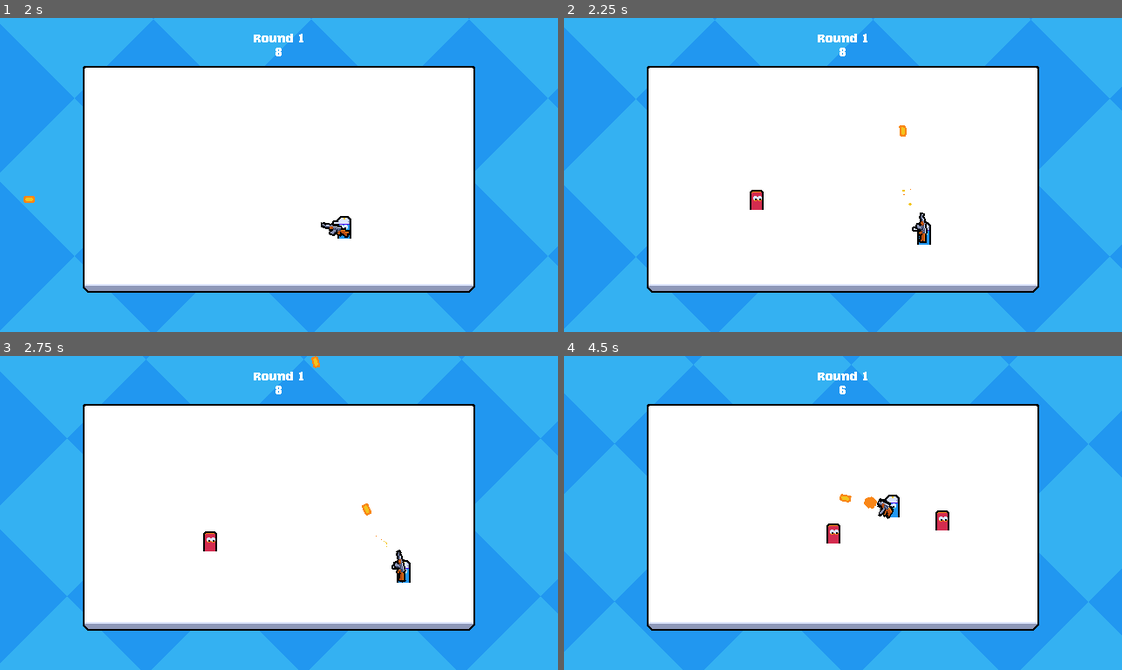
Above: before the commit, frames 1-4 (two rows, left to right).
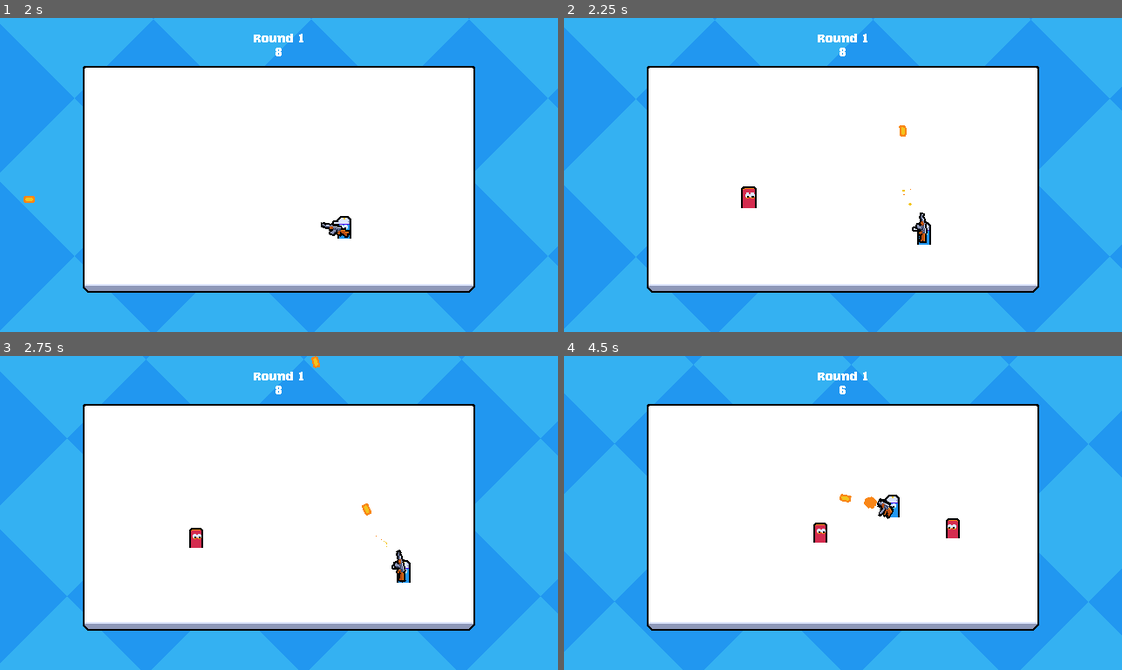
Above: after the commit, the same moments.

Repository: mpowell773/Godot_Multiplayer_Tut
Game: Godot game, scene res://main.tscn
Two runs of this game, one before a commit and one after it. Both use one fixed random seed, a clock stepped at 60 frames per second and the inputs below. This scene is started directly instead of the project's main scene.
Inputs (mouse positions are in pixels of both pictures, inside the frame that each line leads up to):
- Up to frame 1 (2 s): move the mouse to (401, 159) at 0.52 s; press the mouse at (401, 159) at 0.53 s; hold D (move_right) 0.53-1.28 s; move the mouse to (167, 190) at 1.27 s; release the mouse at (167, 190) at 1.28 s; hold S (move_down) from 1.28 s (still down); click (167, 190) at 1.35 s
- Up to frame 2 (2.25 s): move the mouse to (898, 105) at 2.02 s; release S (move_down) at 2.03 s; press the mouse at (898, 105) at 2.03 s; hold D (move_right) from 2.03 s (still down)
- Up to frame 3 (2.75 s): keep holding D (move_right)
- Up to frame 4 (4.5 s): move the mouse to (815, 575) at 2.77 s; release D (move_right) at 2.78 s; release the mouse at (815, 575) at 2.78 s; hold W (move_up) 2.78-3.53 s; click (815, 575) at 2.85 s; move the mouse to (1010, 560) at 3.52 s; press the mouse at (1010, 560) at 3.53 s; hold A (move_left) from 3.53 s (still down); move the mouse to (675, 465) at 4.27 s; release the mouse at (675, 465) at 4.28 s; click (675, 465) at 4.35 s

Frame 1 is identical in both runs. In frame 2, 0.3% of the frame differs, in the area x 31-36%, y 53-62%; in frame 3, 0.3%; in frame 4, 0.6%, in the area x 44-71%, y 49-60%.

Commit message:
add enemy spawn animation and flip sprite towards target

Diff:
--- a/component/health_component.gd
+++ b/component/health_component.gd
@@ -1,5 +1,6 @@
 class_name HealthComponent
 extends Node
+
 
 signal died
 
--- a/component/hitbox_component.gd
+++ b/component/hitbox_component.gd
@@ -1,5 +1,6 @@
 class_name HitboxComponent
 extends Area2D
+
 
 signal hit_hurtbox(hurtbox_component: HurtboxComponent)
 
--- a/component/player_input_synchronizer_component.gd
+++ b/component/player_input_synchronizer_component.gd
@@ -1,5 +1,6 @@
 class_name PlayerInputSynchronizerComponent
 extends MultiplayerSynchronizer
+
 
 @export var aim_root: Node2D
 
--- a/entities/enemy/enemy.gd
+++ b/entities/enemy/enemy.gd
@@ -1,13 +1,17 @@
 extends CharacterBody2D
 
+
 var target_position: Vector2
+var is_spawning: bool
 
 @onready var target_acquisition_timer: Timer = $TargetAcquisitionTimer
 @onready var health_component: HealthComponent = $HealthComponent
+@onready var visuals: Node2D = $Visuals
 
 
 func _ready() -> void:
 	target_acquisition_timer.timeout.connect(_on_target_acquisition_timer_timeout)
+	play_spawn_animation()
 
 	if is_multiplayer_authority():
 		health_component.died.connect(_on_died)
@@ -15,9 +19,29 @@
 
 
 func _process(_delta: float) -> void:
-	if is_multiplayer_authority():
+	if is_multiplayer_authority() and not is_spawning:
 		velocity = global_position.direction_to(target_position) * 40
 		move_and_slide()
+
+	if not is_spawning:
+		flip()
+
+
+func flip() -> void:
+	visuals.scale = Vector2.ONE if target_position.x > global_position.x\
+		else Vector2(-1, 1)
+
+
+func play_spawn_animation() -> void:
+	is_spawning = true
+	var tween := create_tween()
+	tween.tween_property(visuals, "scale", Vector2.ONE, 0.4)\
+		.from(Vector2.ZERO)\
+		.set_ease(Tween.EASE_OUT)\
+		.set_trans(Tween.TRANS_BACK)
+	tween.finished.connect(func ():
+		is_spawning = false
+	)
 
 
 func acquire_target() -> void:
--- a/entities/enemy/enemy.tscn
+++ b/entities/enemy/enemy.tscn
@@ -10,18 +10,22 @@
 properties/0/path = NodePath(".:global_position")
 properties/0/spawn = true
 properties/0/replication_mode = 1
+properties/1/path = NodePath(".:target_position")
+properties/1/spawn = true
+properties/1/replication_mode = 2
 
 [sub_resource type="RectangleShape2D" id="RectangleShape2D_dt443"]
 size = Vector2(16, 24)
 
 [sub_resource type="CircleShape2D" id="CircleShape2D_g4v7s"]
-radius = 4.0
+radius = 5.0
 
 [sub_resource type="RectangleShape2D" id="RectangleShape2D_57qmd"]
 size = Vector2(10, 14)
 
 [node name="Enemy" type="CharacterBody2D" unique_id=1328615749]
-collision_layer = 0
+collision_layer = 2
+collision_mask = 3
 motion_mode = 1
 script = ExtResource("1_im2q6")
 
@@ -42,13 +46,15 @@
 [node name="CollisionShape2D2" type="CollisionShape2D" parent="HurtboxComponent" unique_id=2005597514]
 shape = SubResource("RectangleShape2D_dt443")
 
-[node name="Sprite2D" type="Sprite2D" parent="." unique_id=1304602737]
+[node name="Visuals" type="Node2D" parent="." unique_id=320626806]
+
+[node name="Sprite2D" type="Sprite2D" parent="Visuals" unique_id=1304602737]
 texture = ExtResource("1_ksmh7")
 centered = false
 offset = Vector2(-8, -23)
 
 [node name="CollisionShape2D" type="CollisionShape2D" parent="." unique_id=321391050]
-position = Vector2(0, -4)
+position = Vector2(0, -5)
 shape = SubResource("CircleShape2D_g4v7s")
 
 [node name="HitboxComponent" parent="." unique_id=1649389663 instance=ExtResource("5_4wwj3")]
--- a/entities/player/player.gd
+++ b/entities/player/player.gd
@@ -1,5 +1,6 @@
 class_name Player
 extends CharacterBody2D
+
 
 @onready var player_input_synchronizer_component: PlayerInputSynchronizerComponent = $PlayerInputSynchronizerComponent
 @onready var visuals: Node2D = $Visuals
--- a/main.gd
+++ b/main.gd
@@ -1,4 +1,5 @@
 extends Node
+
 
 const SERVER_ID: int = 1
 
--- a/manager/enemy_manager.gd
+++ b/manager/enemy_manager.gd
@@ -38,7 +38,10 @@
 
 @rpc("authority", "call_remote", "reliable")
 func _synchronize_peer(data: Dictionary) -> void:
-	round_timer.wait_time = data["round_timer_time_left"]
+	var wait_time: float = data["round_timer_time_left"]
+	if wait_time > 0:
+		round_timer.wait_time = data["round_timer_time_left"]
+
 	if data["round_timer_is_running"]:
 		round_timer.start()
 	round_count = data["round_count"]
--- a/project.godot
+++ b/project.godot
@@ -69,6 +69,7 @@
 [layer_names]
 
 2d_physics/layer_1="Terrain"
+2d_physics/layer_2="EnemyCharacterBody"
 2d_physics/layer_3="Enemy"
 2d_physics/layer_9="Bullet"
 
--- a/ui/main_menu/main_menu.gd
+++ b/ui/main_menu/main_menu.gd
@@ -1,4 +1,5 @@
 extends Control
+
 
 const PORT: int = 3000
 
